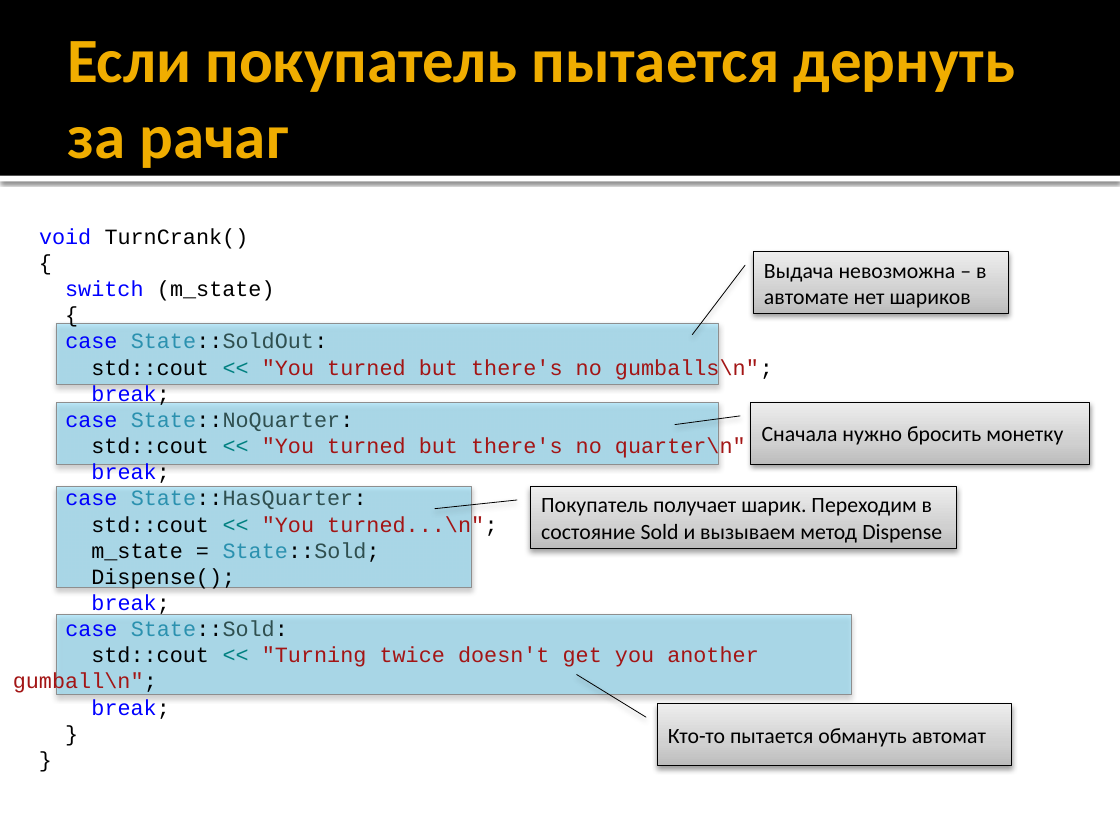
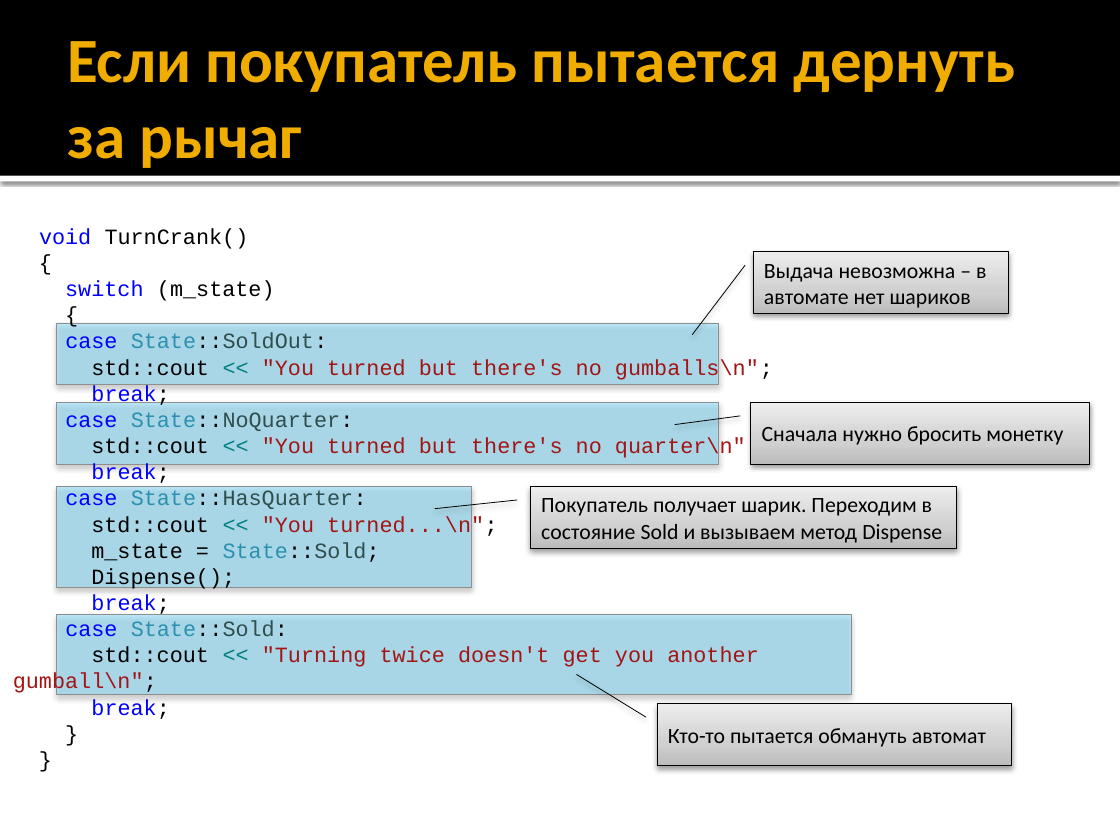
Before and after one commit to iv-sergius/ood, a slide deck: slide 8 of lectures/11.state/state.pptx. Drawn at 1120x840 pixels with LibreOffice and Linux fonts; fonts in the diff are those of the drawing. Boxes give left, top, right and bottom in pixels: in the first picture for what was removed or moved away, otherwise in the second. Text is boxed around its words. In the diff, an @@ line names an element or a change of style, - is before the commit and + after.

```diff
--- a/lectures/11.state/state.pptx
+++ b/lectures/11.state/state.pptx
@@ title at [67,41,1016,168]: text changed @@
-Если покупатель пытается дернуть за рачаг
+Если покупатель пытается дернуть за рычаг
```
Also in this commit, not shown: 2 other slides changed, 4 other files.
